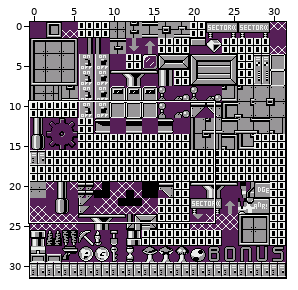
Tiled map, stored at gfx/metatiles.tmx. The picture above shows the old version from afar; the outline marks the close-up.
Close-up. As it was:
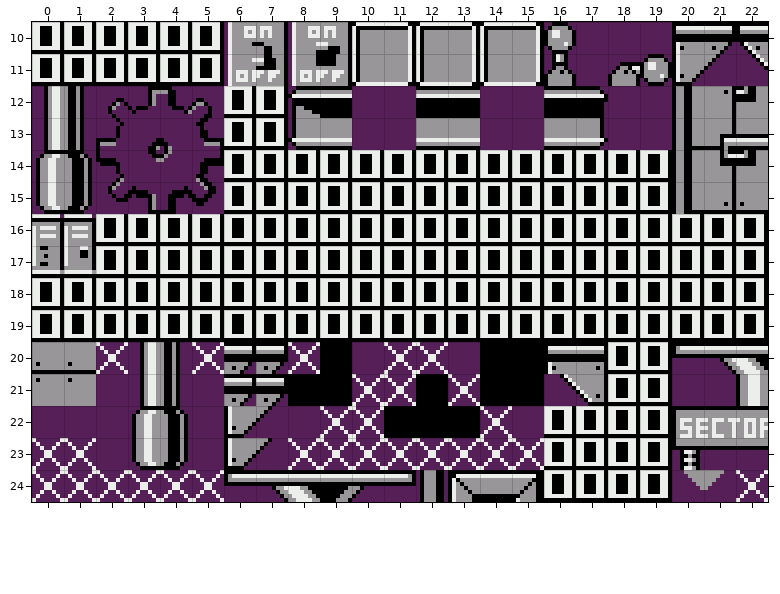
Cells are 8x8 px. Shown: x 0..22, y 10..24. Tiles whose own drawing changed are shown in their newer look in all pictures.
After:
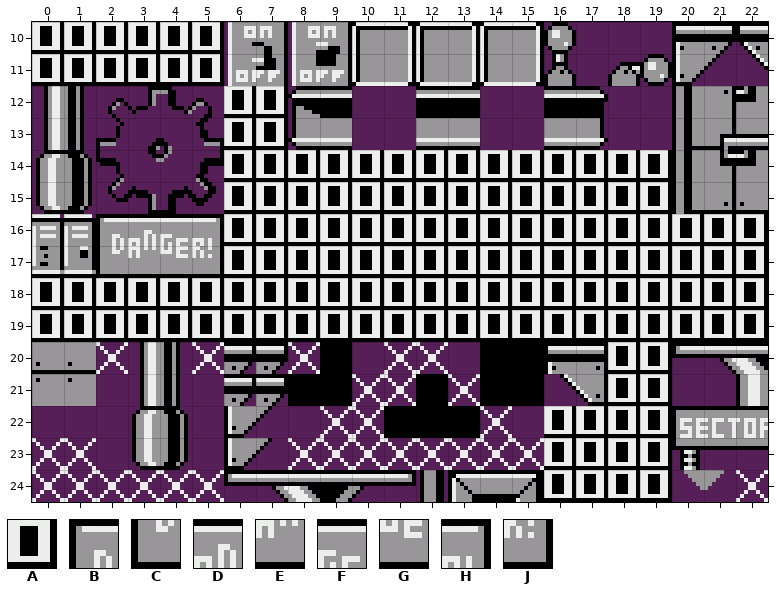
Key: from "tiles": A 0, B 184, C 185, D 186, E 187, F 188, G 189, H 190, J 191.
_ is an empty cell.
Tiles replaced or removed in this view: A.
From old to new:
Changed rows in their new state; . is an unchanged cell.
Layer "Names":
first column x 2:
16 BDFH
17 CEGJ
